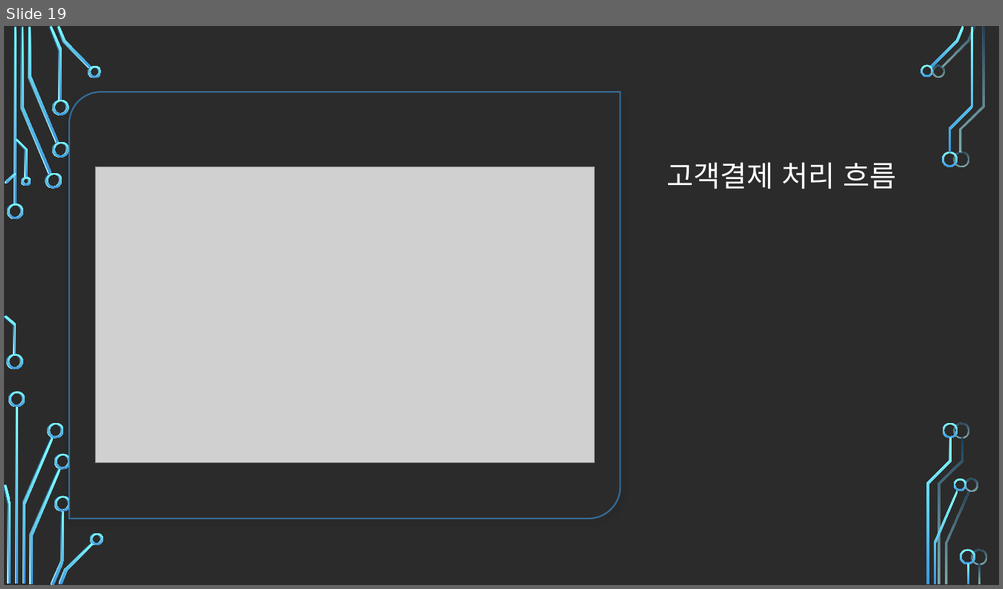
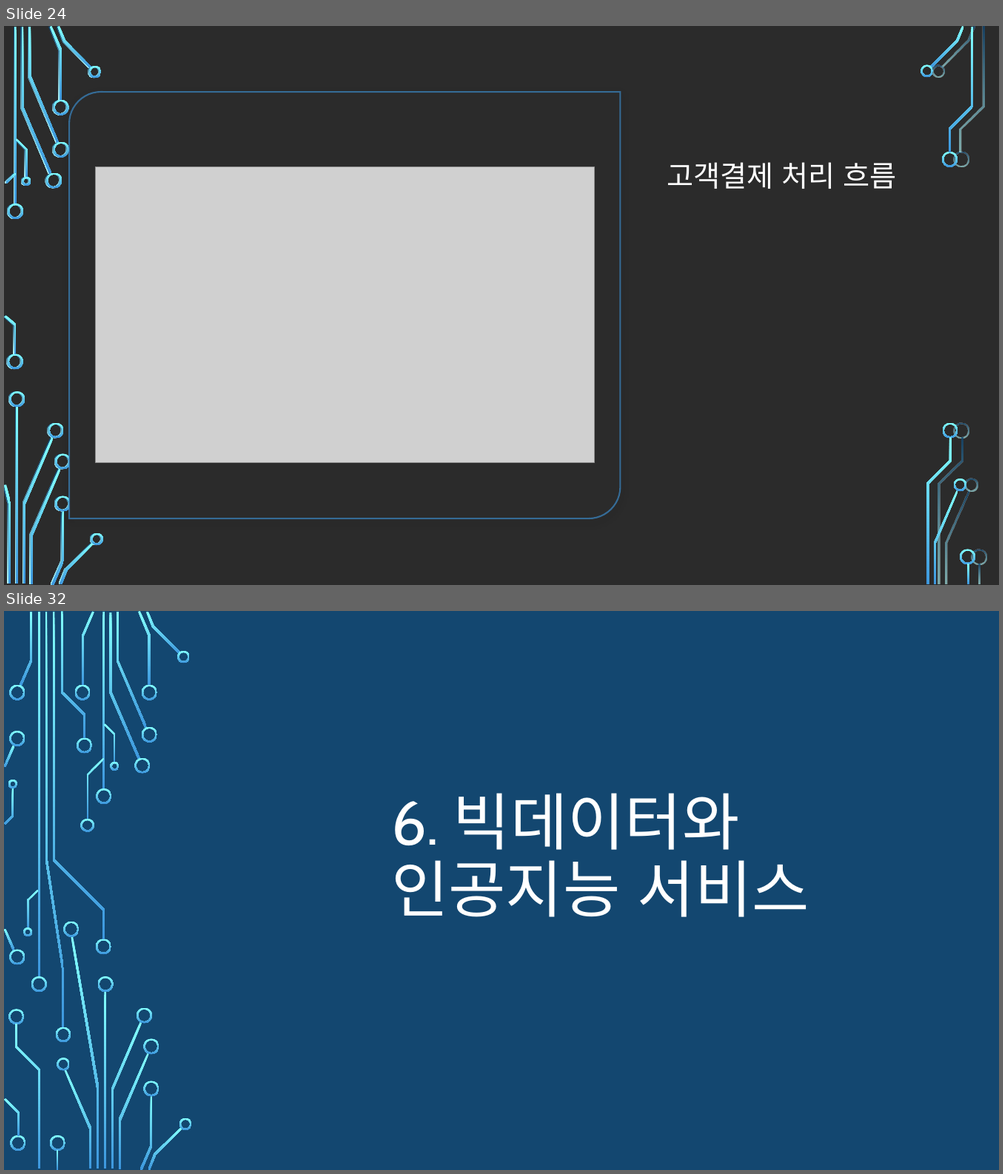
Before and after one commit to zerosum99/python_data_analysis, a slide deck: 금융/4차 산업혁명을 위한 금융.pptx. Shown one above the other, each under a label of ours: slide 19 before the commit, slides 24 and 32 after it; the slides between them are not shown. The pictures are 1003x589 and 1003x1174 pixels, drawn with LibreOffice and Linux fonts; fonts in the diff are those of the drawing; grey boxes stand for pictures; background and template pictures are left out; a plain dark background stands for a picture behind light text. Boxes give left, top, right and bottom in pixels: in the first picture for what was removed or moved away, otherwise in the second. Text is boxed around its words. In the diff, an @@ line names an element or a change of style, - is before the commit and + after.

```diff
--- a/금융/4차 산업혁명을 위한 금융.pptx
+++ b/금융/4차 산업혁명을 위한 금융.pptx
@@ slide 32 added at (4, 611, 999, 1170), background picture (left out) @@
@@ title added at (391, 793, 809, 917), 60 pt, text #FFFFFF @@
+6. 빅데이터와 인공지능 서비스
@@ group added at (4, 611, 192, 1170): 50 freeform shapes, 4 rectangles @@
@@ what was slide 19 is now slide 24 @@
```
Also in this commit, not shown: 2 slides changed, 19 other slides added, 2 slides removed.
